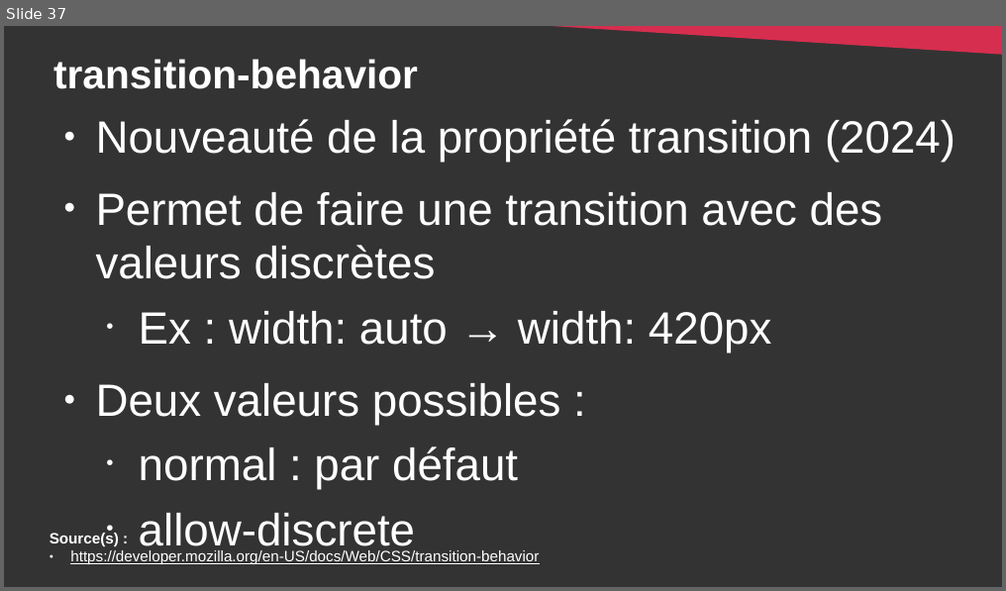
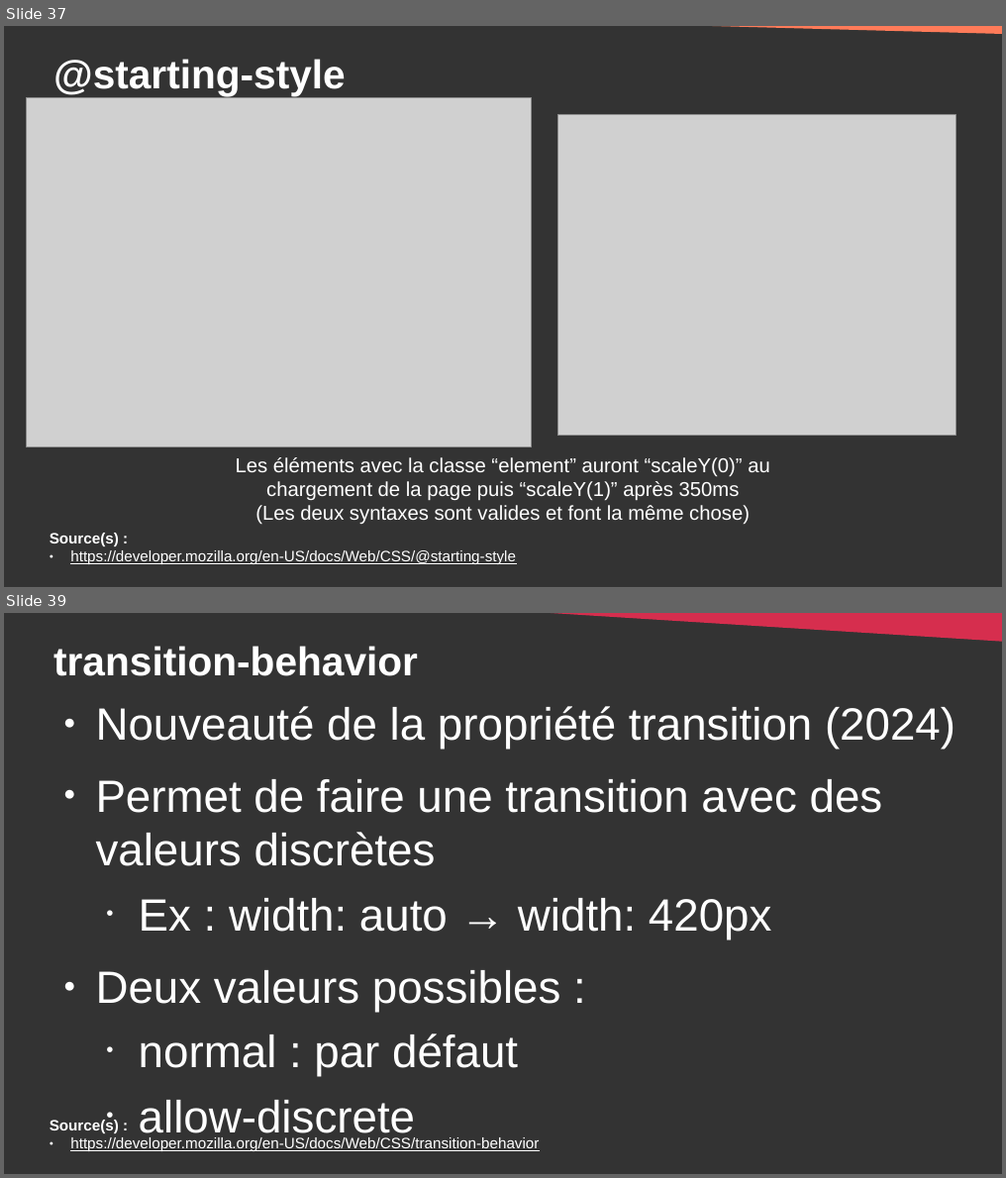
Before and after one commit to DanYellow/cours, a slide deck: integration-web-s2/travaux-pratiques/numero-2/presentation.odp. Shown one above the other, each under a label of ours: slide 37 before the commit, slides 37 and 39 after it; the slides between them are not shown. The pictures are 1006x591 and 1006x1178 pixels, drawn with LibreOffice and Linux fonts; fonts in the diff are those of the drawing; grey boxes stand for pictures. Boxes give left, top, right and bottom in pixels: in the first picture for what was removed or moved away, otherwise in the second. Text is boxed around its words. In the diff, an @@ line names an element or a change of style, - is before the commit and + after.

```diff
--- a/integration-web-s2/travaux-pratiques/numero-2/presentation.odp
+++ b/integration-web-s2/travaux-pratiques/numero-2/presentation.odp
@@ slide 37 added at [4, 26, 1002, 587], background #333333 @@
@@ right triangle added at [550, 26, 1002, 36], fill #FF7B59 @@
@@ title added at [54, 59, 346, 95], 32 pt, text #FFFFFF, bold @@
+@starting-style
@@ picture added at [27, 97, 531, 447] @@
@@ picture added at [558, 115, 956, 435] @@
@@ title added at [236, 458, 770, 525], 16 pt, text #FFFFFF @@
+Les éléments avec la classe “element” auront “scaleY(0)” au chargement de la page puis “scaleY(1)” après 350ms
+(Les deux syntaxes sont valides et font la même chose)
@@ text added at [50, 533, 516, 565], 12 pt, text #FFFFFF, underline @@
+Source(s) :
+● https://developer.mozilla.org/en-US/docs/Web/CSS/@starting-style
@@ what was slide 37 is now slide 39 @@
```
Also in this commit, not shown: 3 slides changed, 2 other slides added, 1 other file.
